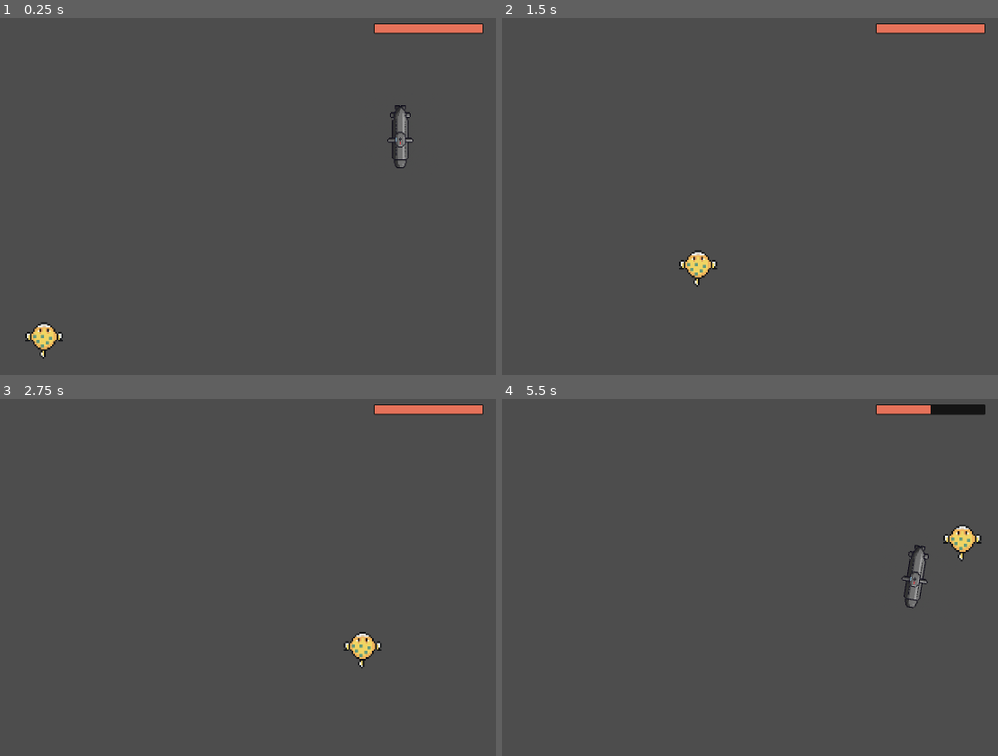
Above: before the commit, frames 1-4 (two rows, left to right).
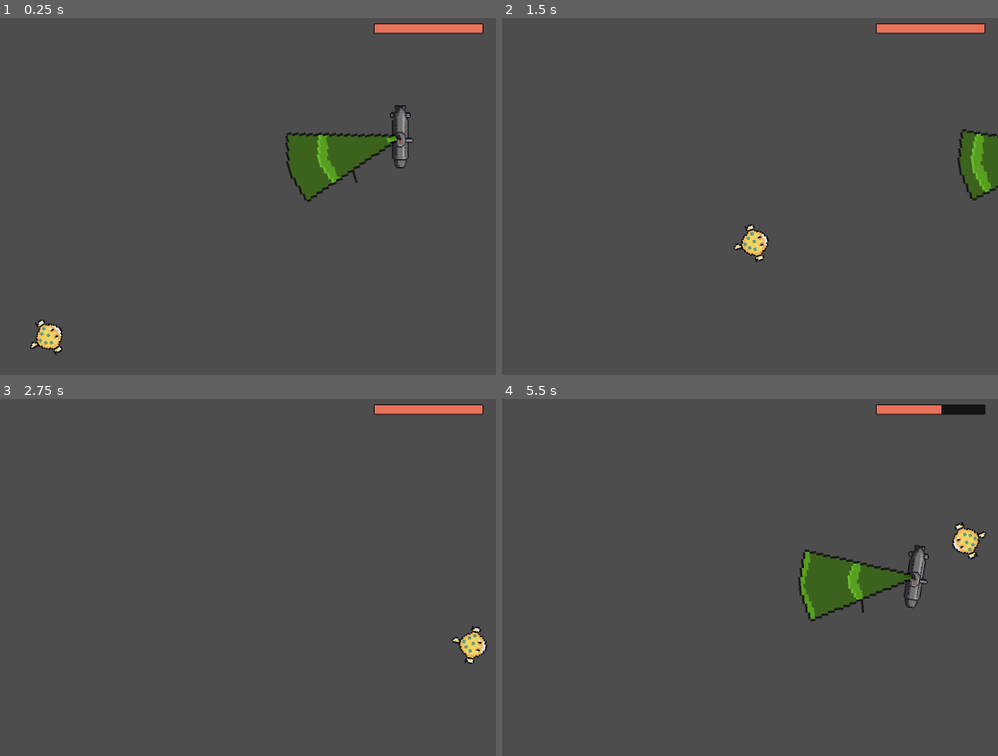
Above: after the commit, the same moments.

Repository: AbuHarambe/Deepsea_Invaders
Game: Godot game, scene res://Scenes/main.tscn
The game is run twice, just before and just after one commit, with the same random seed, the same clock (stepped at 60 frames per second) and the same inputs.
Inputs (mouse positions are in pixels of both pictures, inside the frame that each line leads up to):
- Up to frame 1 (0.25 s): no input
- Up to frame 2 (1.5 s): move the mouse to (794, 196) at 0.52 s; hold D (Right) 0.53-1.28 s; move the mouse to (outside the picture) at 1.27 s; hold S (Down) from 1.28 s (still down)
- Up to frame 3 (2.75 s): move the mouse to (208, 506) at 2.02 s; release S (Down) at 2.03 s; hold D (Right) from 2.03 s (still down)
- Up to frame 4 (5.5 s): move the mouse to (601, 677) at 2.77 s; release D (Right) at 2.78 s; hold W (Up) 2.78-3.53 s; move the mouse to (854, 656) at 3.52 s; hold A (Left) 3.53-5.03 s; tap Enter at 4.25 s; move the mouse to (outside the picture) at 4.27 s; move the mouse to (675, 595) at 5.02 s; hold S (Down) from 5.03 s (still down)

The runs differ from the first frame. In frame 1, 3.0% of the frame differs, in the area x 5-81%, y 31-96%; in frame 2, 2.1%; in frame 3, 0.8%; in frame 4, 3.1%, in the area x 59-98%, y 1-63%.

Commit message:
enemy rotation and scanner
Scanner exists mechanic doenst work yet but it exists

Diff:
--- a/Scenes/main.tscn
+++ b/Scenes/main.tscn
@@ -9,10 +9,9 @@
 [node name="Player" parent="." groups=["player_group"] instance=ExtResource("1_jjgbg")]
 position = Vector2(587, -176)
 
-[node name="TestEnemy" parent="." instance=ExtResource("2_bo1nx")]
+[node name="TestEnemy" parent="." groups=["enemies"] instance=ExtResource("2_bo1nx")]
 position = Vector2(-251, 297)
 scale = Vector2(0.5, 0.5)
-speed = 300
 
 [node name="GameCamera" type="Camera2D" parent="."]
 
--- a/Scenes/player.tscn
+++ b/Scenes/player.tscn
@@ -1,11 +1,50 @@
-[gd_scene load_steps=4 format=3 uid="uid://bg4a3kqnpolqt"]
+[gd_scene load_steps=9 format=3 uid="uid://bg4a3kqnpolqt"]
 
 [ext_resource type="Script" uid="uid://xl0q22g8gn0a" path="res://Scripts/player.gd" id="1_cvnsp"]
 [ext_resource type="Texture2D" uid="uid://djr7ds5nug411" path="res://Assets/Visual/Sub.png" id="1_v0iea"]
+[ext_resource type="Texture2D" uid="uid://bburhsa0pneff" path="res://Assets/Visual/Scanner_Animated.png" id="3_6t5aa"]
+[ext_resource type="Script" uid="uid://ugn2nbaonkcg" path="res://Scripts/scanner.gd" id="3_vgqql"]
 
 [sub_resource type="CapsuleShape2D" id="CapsuleShape2D_v0iea"]
 radius = 19.0
 height = 140.0
+
+[sub_resource type="Animation" id="Animation_6t5aa"]
+resource_name = "Idle"
+length = 1.0833417
+loop_mode = 1
+step = 0.083333336
+tracks/0/type = "bezier"
+tracks/0/imported = false
+tracks/0/enabled = true
+tracks/0/path = NodePath(".:frame")
+tracks/0/interp = 1
+tracks/0/loop_wrap = true
+tracks/0/keys = {
+"handle_modes": PackedInt32Array(0, 2, 0, 0, 0, 0, 0, 0, 0, 0, 0, 0, 0),
+"points": PackedFloat32Array(0, -0.25, 0, 0.25, 0, 1, -0.01388889, -0.16666669, 0, 0, 2, -0.01388889, -0.16666669, 0, 0, 3, -0.01388889, -0.16666669, 0, 0, 4, -0.01388889, -0.16666669, 0, 0, 5, -0.01388889, -0.16666669, 0, 0, 6, -0.01388889, -0.16666669, 0, 0, 7, -0.01388889, -0.16666669, 0, 0, 8, -0.01388889, -0.16666669, 0, 0, 9, -0.01388889, -0.16666669, 0, 0, 10, -0.01388889, -0.16666669, 0, 0, 11, -0.01388889, -0.16666669, 0, 0, 12, -0.01388889, -0.16666669, 0, 0),
+"times": PackedFloat32Array(0, 0.083333336, 0.16666667, 0.25, 0.33333334, 0.4166667, 0.5, 0.5833334, 0.6666667, 0.75, 0.8333334, 0.9166667, 1)
+}
+
+[sub_resource type="Animation" id="Animation_vgqql"]
+length = 0.001
+tracks/0/type = "bezier"
+tracks/0/imported = false
+tracks/0/enabled = true
+tracks/0/path = NodePath(".:frame")
+tracks/0/interp = 1
+tracks/0/loop_wrap = true
+tracks/0/keys = {
+"handle_modes": PackedInt32Array(0),
+"points": PackedFloat32Array(0, -0.25, 0, 0.25, 0),
+"times": PackedFloat32Array(0)
+}
+
+[sub_resource type="AnimationLibrary" id="AnimationLibrary_fkybt"]
+_data = {
+&"Idle": SubResource("Animation_6t5aa"),
+&"RESET": SubResource("Animation_vgqql")
+}
 
 [node name="Player" type="CharacterBody2D"]
 script = ExtResource("1_cvnsp")
@@ -21,3 +60,24 @@
 position = Vector2(-5.9604645e-08, -7.1054274e-15)
 scale = Vector2(0.99999994, 0.99999994)
 shape = SubResource("CapsuleShape2D_v0iea")
+
+[node name="Scanner" type="Area2D" parent="."]
+scale = Vector2(5, 5)
+script = ExtResource("3_vgqql")
+
+[node name="Sprite" type="Sprite2D" parent="Scanner"]
+modulate = Color(1, 1, 1, 0.6666667)
+texture = ExtResource("3_6t5aa")
+hframes = 13
+
+[node name="AnimationPlayer" type="AnimationPlayer" parent="Scanner/Sprite"]
+libraries = {
+&"": SubResource("AnimationLibrary_fkybt")
+}
+
+[node name="CollisionPolygon2D" type="CollisionPolygon2D" parent="Scanner"]
+scale = Vector2(0.99999976, 0.99999976)
+polygon = PackedVector2Array(-14.799999, -47.6, -8.2, -50.399998, 0, -51.399998, 7.7999997, -50.6, 14.999999, -47.799995, 15.199999, -45.799995, 0, 0, -14.999999, -45.799995)
+
+[connection signal="body_entered" from="Scanner" to="Scanner" method="_on_body_entered"]
+[connection signal="body_exited" from="Scanner" to="Scanner" method="_on_body_exited"]
--- a/Scripts/enemy.gd
+++ b/Scripts/enemy.gd
@@ -1,13 +1,23 @@
 extends CharacterBody2D
 
 # @export makes the variables show up on the right menu in Godot called Inspector
-@export var speed = 400
+@export var max_speed = 400
 @export var acceleration: float = 1800.0 # How quickly the player reaches max speed
 @export var friction: float = 1400.0 # How quickly the player slows down
 @export var damage = 10
+@export var rotation_speed = 10.0
 
 # allows this script to access the properties of Player
+@onready var sprite_node = $Sprite2D
+@onready var hurtbox_node = $CollisionShape2D
 @onready var player = get_tree().get_first_node_in_group("player_group")
+
+# Const PI is 3.14159... (180 degrees)
+const PI_FLIP = PI
+# Start with -PI/2 to fix the 90 degree alignment
+const UP_AXIS_OFFSET = -PI / 2.0
+
+var in_scanner = false
 
 #_ready is called when the node enters the scene tree for the first time
 func _ready() -> void:
@@ -24,8 +34,11 @@
 		var player_position: Vector2 = player.global_position
 		target_direction = (player_position - global_position).normalized()
 
+	var speed = max_speed
+	if in_scanner:
+		speed = max_speed / 2
 
-
+	#moves enemy towards vector target_direction
 	if target_direction:
 		var target_velocity = target_direction * speed
 		# Use move_toward to move current velocity towards target velocity
@@ -36,12 +49,39 @@
 		# This creates the "sliding" or "floating" stop
 		velocity = velocity.move_toward(Vector2.ZERO, friction * delta)
 
+		# rotation mechancic
+	if velocity.length_squared() > 1.0:
+
+		# 1. Start with the vector's angle
+		var target_rotation = velocity.angle()
+
+		# 2. Add the 90-degree offset to align the sprite (e.g., UP)
+		target_rotation += UP_AXIS_OFFSET
+
+		# 3. 🚨 ADD THE 180 DEGREE FLIP 🚨
+		target_rotation += PI_FLIP
+
+		# 4. Smoothly rotate the nodes
+		sprite_node.rotation = lerp_angle(
+			sprite_node.rotation,
+			target_rotation,
+			delta * rotation_speed # This changes the speed of rotation
+		)
+		hurtbox_node.rotation = lerp_angle(
+			hurtbox_node.rotation,
+			target_rotation,
+			delta * rotation_speed # This changes the speed of rotation
+		)
+
 	#moves the body based on the velocity set above
 	move_and_slide()
 	if get_slide_collision_count() > 0:
 		_handle_specific_collision()
 
-# Player.gd (or Enemy.gd)
+
+func set_scanner_state(is_in_scanner: bool):
+	in_scanner = is_in_scanner
+	# print("Enemy is now in_scanner: ", in_scanner) # Optional: Debug output
 
 func _handle_specific_collision():
 	# Loop through all collisions that occurred this frame
@@ -52,6 +92,5 @@
 		# Check if the body belongs to the group you want to identify
 		if hit_body.is_in_group("player_group"):
 
-			print("collision detected")
 			player.take_damage(damage)
 			return # Stop after processing the specific collision
--- a/Scripts/player.gd
+++ b/Scripts/player.gd
@@ -7,6 +7,9 @@
 @export var friction: float = 1400.0 # How quickly the player slows down
 @export var max_health: int = 100
 
+# @onready calls are established the second the scene is loaded
+@onready var scanner_node = $Scanner
+@onready var animation_player = $Scanner/Sprite/AnimationPlayer
 @onready var sprite_node = $Sprite
 @onready var hurtbox_node = $Hurtbox
 @onready var health_bar = get_tree().get_first_node_in_group("progress_bars")
@@ -32,7 +35,7 @@
 		# have fully initialized BEFORE we try to use them.
 		health_bar.call_deferred("init_health", current_health)
 
-	pass
+	animation_player.play("Idle")
 
 #_process is called every frame. Delta is the elapsed time since the last frame
 func _physics_process(delta: float) -> void:
@@ -50,8 +53,7 @@
 		# This creates the "sliding" or "floating" stop
 		velocity = velocity.move_toward(Vector2.ZERO, friction * delta)
 
-	#moves the body based on the velocity set above
-
+	# rotation mechancic
 	if velocity.length_squared() > 1.0:
 
 		# 1. Start with the vector's angle
@@ -75,8 +77,32 @@
 			delta * rotation_speed # This changes the speed of rotation
 		)
 
+	#moves the body based on the velocity set above
 	move_and_slide()
 	clamp_position()
+
+func _process(delta: float) -> void:
+	if is_instance_valid(scanner_node):
+		_rotate_scanner_to_mouse()
+
+func _rotate_scanner_to_mouse():
+	var mouse_world_pos = get_global_mouse_position()
+
+	# Calculate the vector pointing FROM the scanner TO the mouse
+	var direction_vector = mouse_world_pos - global_position
+
+	# Calculate the angle of that vector
+	var target_angle = direction_vector.angle()
+
+	# 1. Apply the 90-degree offset for alignment
+	target_angle += UP_AXIS_OFFSET
+
+	# 2. 🚨 FINAL FIX: Add the 180-degree flip 🚨
+	target_angle += PI_FLIP
+
+	# Apply the rotation
+	scanner_node.rotation = target_angle
+
 
 func handle_death():
 	#for now just print the msg later on play sound and so on
--- /dev/null
+++ b/Scripts/scanner.gd
@@ -0,0 +1,18 @@
+extends Area2D
+
+func _on_body_entered(body: Node2D) -> void:
+	# Check if the Area2D that entered belongs to an enemy
+	if body.get_parent().is_in_group("enemies"):
+		# Get the enemy's main script/node (assuming the enemy's root is a CharacterBody2D)
+		var enemy_node = body.get_parent()
+		print("area entered")
+		# Call the function on the enemy to set its state to TRUE
+		enemy_node.set_scanner_state(true)
+
+func _on_body_exited(body: Node2D) -> void:
+	# Check if the Area2D that exited belongs to an enemy
+	if body.get_parent().is_in_group("enemies"):
+		var enemy_node = body.get_parent()
+		print("area exited")
+		# Call the function on the enemy to set its state to FALSE
+		enemy_node.set_scanner_state(false)
--- a/project.godot
+++ b/project.godot
@@ -26,6 +26,7 @@
 
 player_group=""
 progress_bars=""
+enemies=""
 
 [input]
 
Binary file added: Assets/Visual/Scanner.png
Not shown, added: Assets/Visual/Scanner.png.import
Binary file added: Assets/Visual/Scanner_Animated.png
Not shown, added: Assets/Visual/Scanner_Animated.png.import
Not shown, added: Scripts/scanner.gd.uid
Not shown, added: .DS_Store
Not shown, added: Assets/.DS_Store
